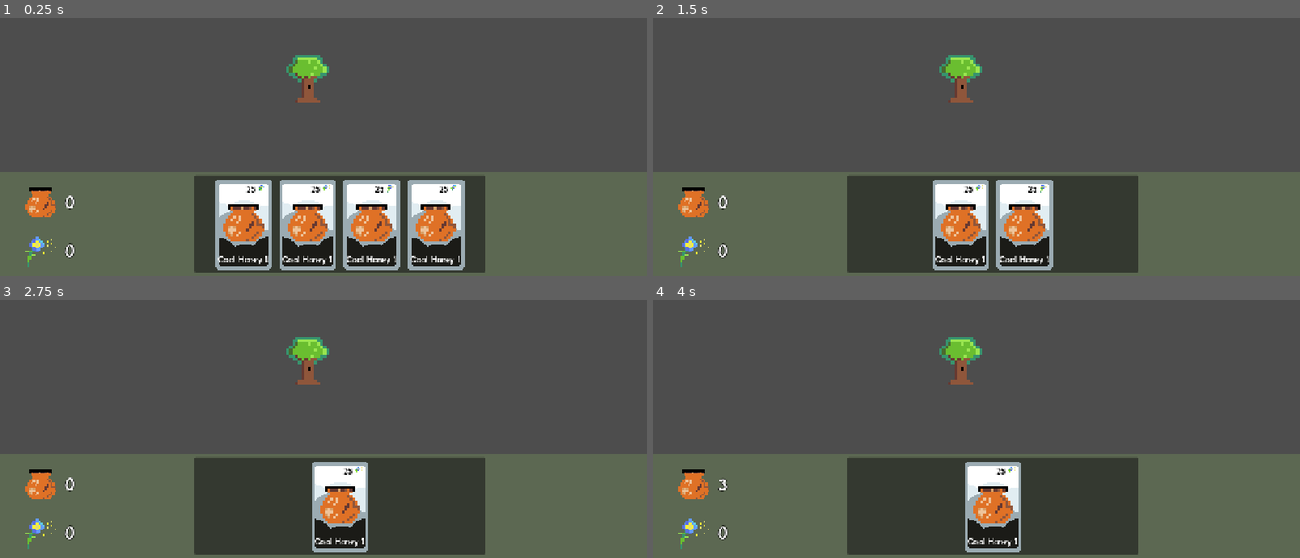
Above: before the commit, frames 1-4 (two rows, left to right).
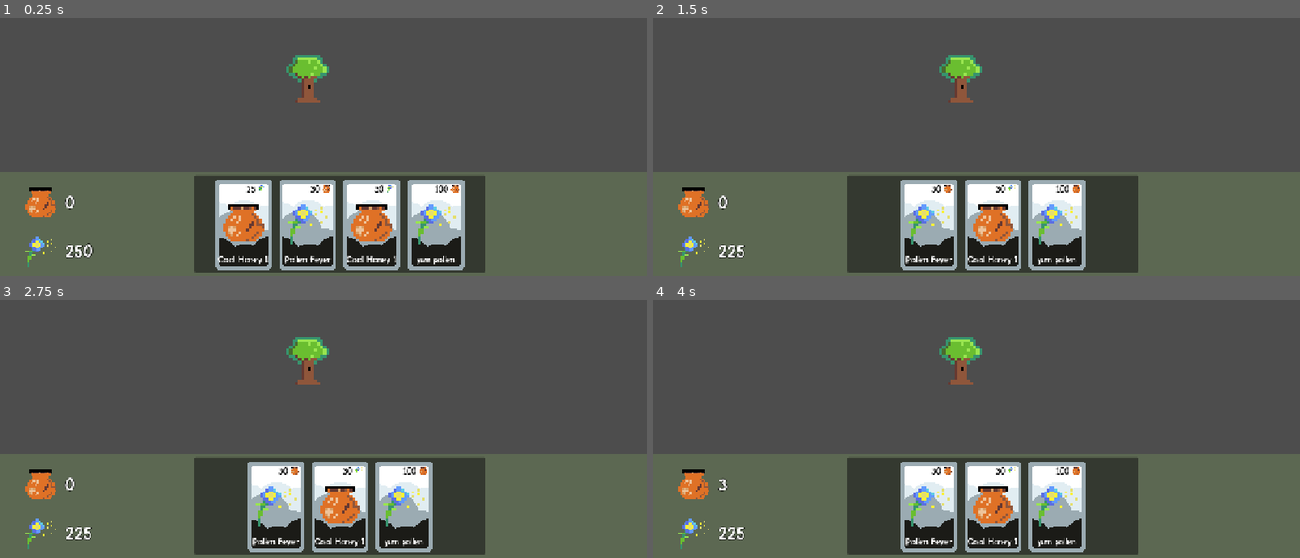
Above: after the commit, the same moments.

Repository: starcereal/project-bears
Game: Godot game, scene res://Scenes/World/world.tscn
Two runs of this game, one before a commit and one after it. Both use one fixed random seed, a clock stepped at 60 frames per second and the inputs below. Sound files missing from this copy of the repository are replaced by a short silence.
Inputs (mouse positions are in pixels of both pictures, inside the frame that each line leads up to):
- Up to frame 1 (0.25 s): no input
- Up to frame 2 (1.5 s): click (898, 224) at 0.52 s; click (931, 224) at 1.27 s
- Up to frame 3 (2.75 s): click (310, 506) at 2.02 s
- Up to frame 4 (4 s): tap Enter at 2.75 s; move the mouse to (963, 359) at 2.77 s; press the mouse at (963, 359) at 2.78 s; move the mouse to (847, 395) at 3.52 s; release the mouse at (847, 395) at 3.53 s; click (847, 395) at 3.6 s

The runs differ from the first frame. In frame 1, 2.1% of the frame differs, in the area x 9-71%, y 64-96%; in frame 2, 7.7%, in the area x 9-67%, y 62-98%; in frame 3, 6.3%; in frame 4, 6.3%.

Commit message:
upgrade container populates from DB

Diff:
--- a/Scenes/UI/hud.tscn
+++ b/Scenes/UI/hud.tscn
@@ -1,8 +1,7 @@
-[gd_scene load_steps=6 format=3 uid="uid://cv32lchg2nqn3"]
+[gd_scene load_steps=5 format=3 uid="uid://cv32lchg2nqn3"]
 
 [ext_resource type="Script" uid="uid://bwxe7m5ptpta" path="res://Scripts/UI/hud.gd" id="1_sprlj"]
 [ext_resource type="Texture2D" uid="uid://bjthxe4a788i5" path="res://Assets/UI/Icons/honeyicon.png" id="2_ny26j"]
-[ext_resource type="PackedScene" uid="uid://cbsdptvmm6com" path="res://Scenes/UI/upgrade_card.tscn" id="2_ux5h0"]
 [ext_resource type="Texture2D" uid="uid://bjwk8n6l66rrl" path="res://Assets/UI/Icons/pollenicon.png" id="3_fdl0h"]
 
 [sub_resource type="StyleBoxFlat" id="StyleBoxFlat_ny26j"]
@@ -50,18 +49,6 @@
 offset_bottom = 192.0
 theme_override_constants/separation = 15
 alignment = 1
-
-[node name="UpgradeCard" parent="UpgradeContainer/UpgradeContainerBackground/UpgradeContainer" instance=ExtResource("2_ux5h0")]
-layout_mode = 2
-
-[node name="UpgradeCard2" parent="UpgradeContainer/UpgradeContainerBackground/UpgradeContainer" instance=ExtResource("2_ux5h0")]
-layout_mode = 2
-
-[node name="UpgradeCard3" parent="UpgradeContainer/UpgradeContainerBackground/UpgradeContainer" instance=ExtResource("2_ux5h0")]
-layout_mode = 2
-
-[node name="UpgradeCard4" parent="UpgradeContainer/UpgradeContainerBackground/UpgradeContainer" instance=ExtResource("2_ux5h0")]
-layout_mode = 2
 
 [node name="HoneyLabelContainer" type="Control" parent="."]
 layout_mode = 3
--- a/Scripts/UI/hud.gd
+++ b/Scripts/UI/hud.gd
@@ -1,6 +1,8 @@
 extends CanvasLayer
 @onready var honey_label: Label = $HoneyLabelContainer/HoneyLabel
 @onready var upgrade_card : Object = GlobalPreloads.upgrade_card
+@onready var pollen_label: Label = $PollenLabelContainer/PollenLabel
+@onready var upgrade_container: HBoxContainer = $UpgradeContainer/UpgradeContainerBackground/UpgradeContainer
 
 #TODO card pulling mechanics
 # create a deck
@@ -21,15 +23,21 @@
 var upgrade_options = []
 var current_options : int = 0
 
+func _ready() -> void:
+	populate_upgrade_container()
+
 func _physics_process(_delta: float) -> void:
 	honey_label.text = str(roundi(Global.honey_count))
+	pollen_label.text = str(roundi(Global.pollen_count))
 
 func get_card_from_db():
 	var db_list = []
+	var db_counter = 0
 	for i in UpgradesDb.UPGRADES:
 		if i in collected_upgrades: #dont repeat collected upgrades
 			pass
 		elif i in upgrade_options: #dont show if its already in the options
+			db_counter += 1
 			pass
 		elif UpgradesDb.UPGRADES[i]["prerequisite"].size() > 0:
 			var to_add = true
@@ -50,4 +58,7 @@
 func populate_upgrade_container():
 	while current_options < 4:
 		var new_upgrade_card = upgrade_card.instantiate()
-		#new_upgrade_card.
+		new_upgrade_card.item = get_card_from_db()
+
+		upgrade_container.add_child(new_upgrade_card)
+		current_options += 1
--- a/Scripts/UI/upgrade_card.gd
+++ b/Scripts/UI/upgrade_card.gd
@@ -27,10 +27,16 @@
 
 
 func _on_texture_button_pressed() -> void:
-
-
-	hide()
-	buy_sound.play()
+	if UpgradesDb.UPGRADES[item]["costttype"] == "honey":
+		if UpgradesDb.UPGRADES[item]["basecost"] <= Global.honey_count:
+			Global.honey_count -= UpgradesDb.UPGRADES[item]["basecost"]
+			hide()
+			buy_sound.play()
+	elif UpgradesDb.UPGRADES[item]["costttype"] == "pollen":
+		if UpgradesDb.UPGRADES[item]["basecost"] <= Global.pollen_count:
+			Global.pollen_count -= UpgradesDb.UPGRADES[item]["basecost"]
+			hide()
+			buy_sound.play()
 
 
 func _on_buy_sound_finished() -> void:
--- a/Scripts/Utility/Global.gd
+++ b/Scripts/Utility/Global.gd
@@ -2,7 +2,7 @@
 
 # hold currency here; hold as float, show as int
 var honey_count : float = 0
-var pollen_count : float = 0
+var pollen_count : float = 250
 var diamond_count : float = 0
 
 # everytime a player upgrades, increase cost by this much
--- a/Scripts/Utility/UpgradesDB.gd
+++ b/Scripts/Utility/UpgradesDB.gd
@@ -36,7 +36,7 @@
 	},
 	"pollen2": {
 		"icon": ICON_PATH + "pollenicon.png",
-		"displayname": "awesome pollen 2",
+		"displayname": "yum pollen",
 		"description": "Increase the power of your clicks.",
 		"costttype": "honey",
 		"basecost": 100,
@@ -44,7 +44,7 @@
 	},
 	"honey3": {
 		"icon": ICON_PATH + "honeyicon.png",
-		"displayname": "Cool Honey 1",
+		"displayname": "Cool Honey x",
 		"description": "Increase the power of your clicks.",
 		"costttype": "pollen",
 		"basecost": 45,
